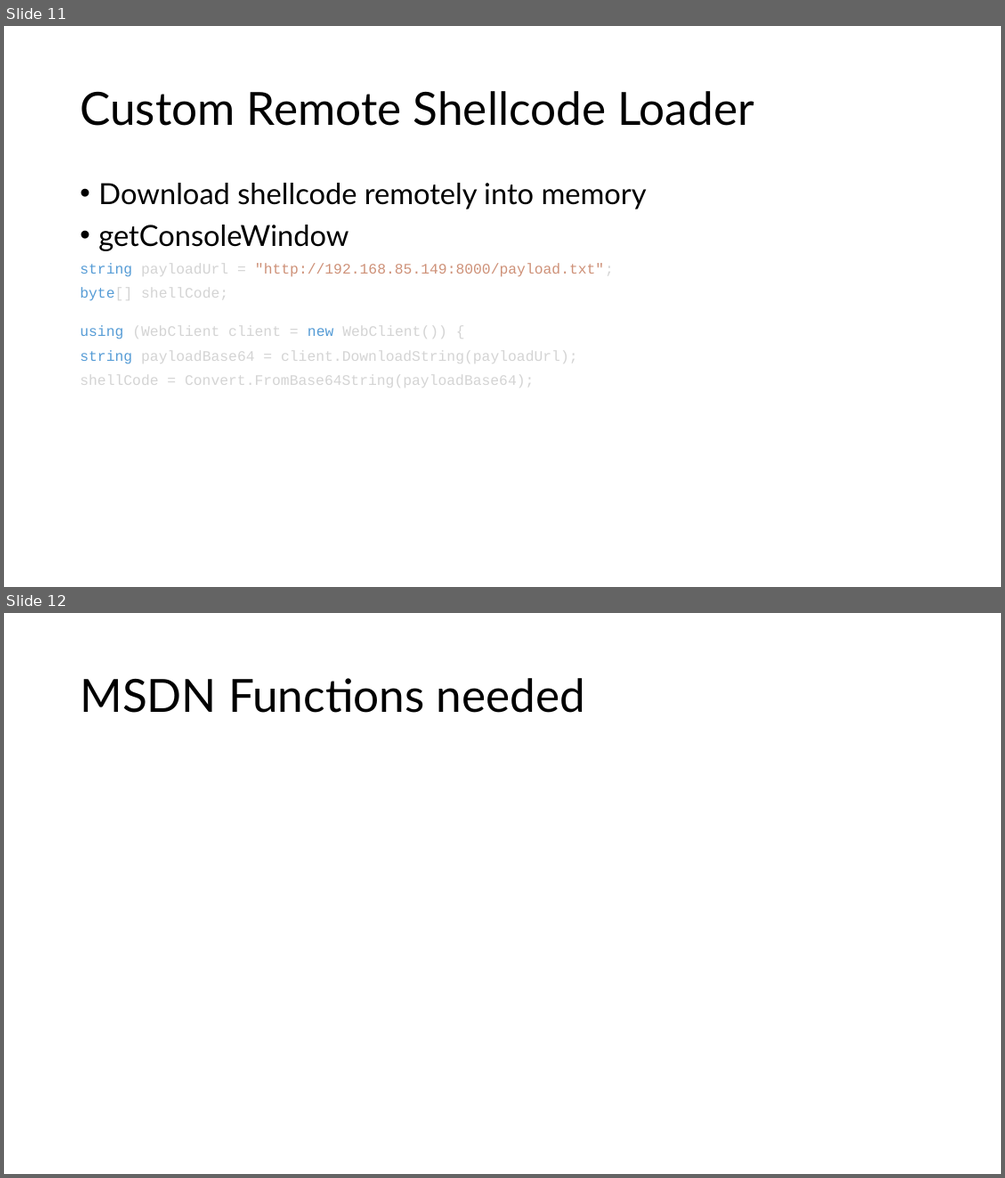
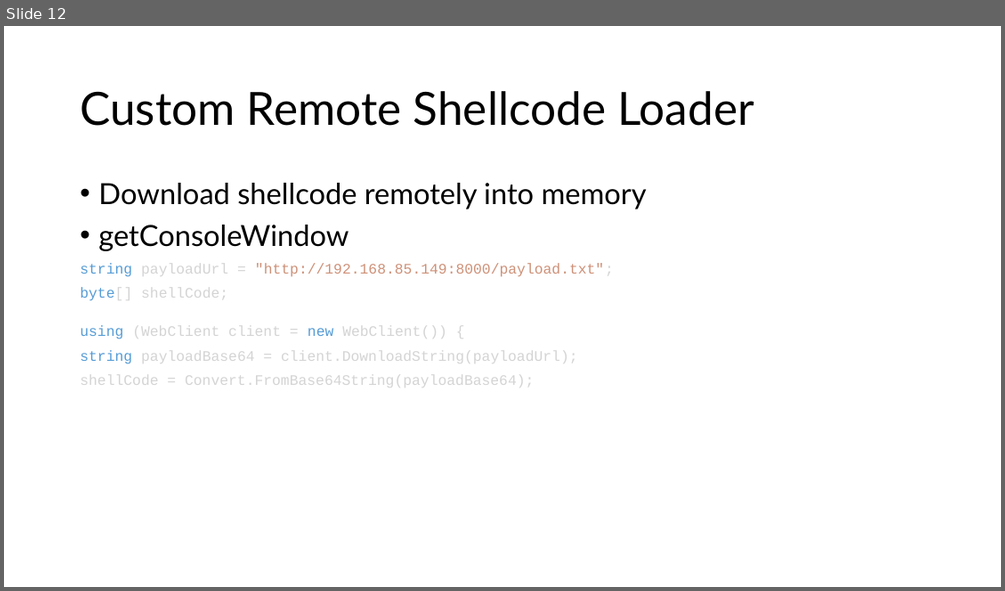
Before and after one commit to crimsoncore/thev, a slide deck: TH 2025.pptx. Shown one above the other, each under a label of ours: slides 11 and 12 before the commit, slide 12 after it. The pictures are 1005x1178 and 1005x591 pixels, drawn with LibreOffice and Linux fonts; fonts in the diff are those of the drawing. Boxes give left, top, right and bottom in pixels: in the first picture for what was removed or moved away, otherwise in the second. Text is boxed around its words. In the diff, an @@ line names an element or a change of style, - is before the commit and + after.

```diff
--- a/TH 2025.pptx
+++ b/TH 2025.pptx
@@ slide 12 removed at (4, 613, 1001, 1174), background #FFFFFF @@
@@ title removed at (80, 678, 585, 713) @@
-MSDN Functions needed
@@ what was slide 11 is now slide 12 @@
```
Also in this commit, not shown: 2 slides changed, 1 slide added, 8 other files.
